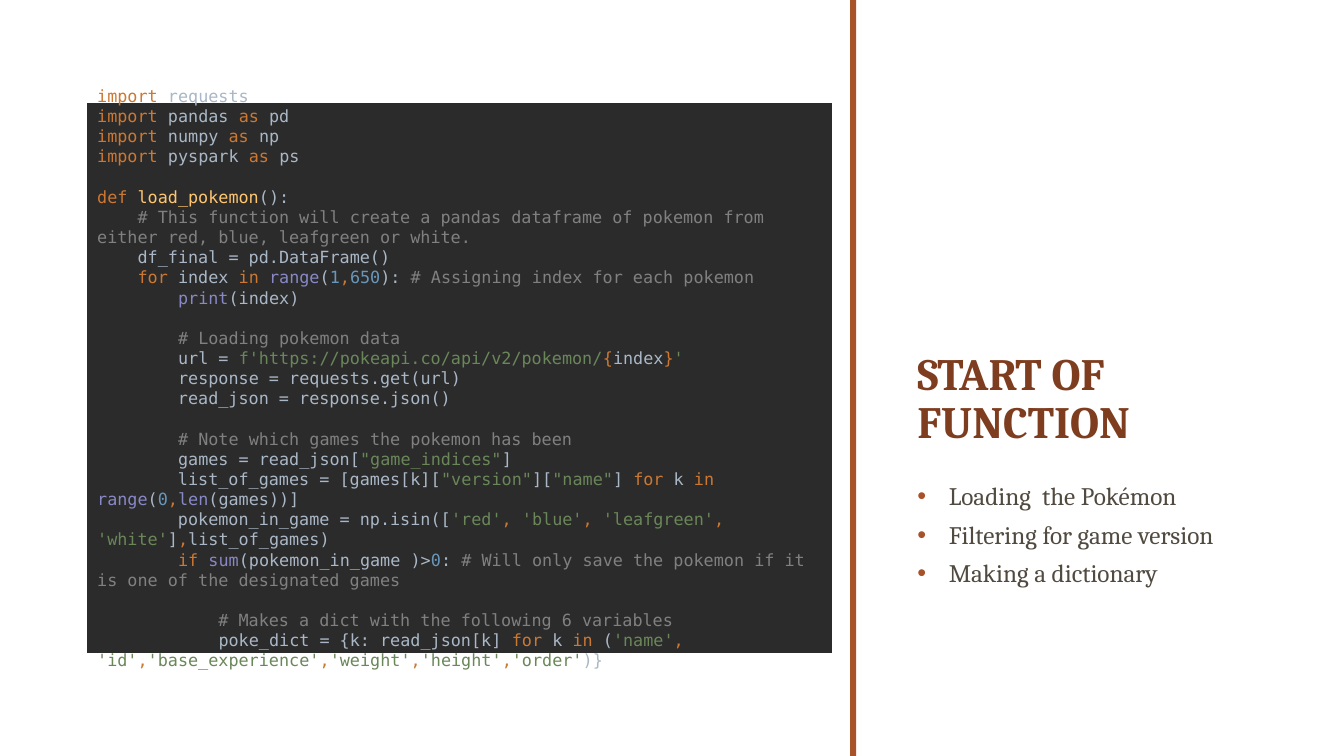
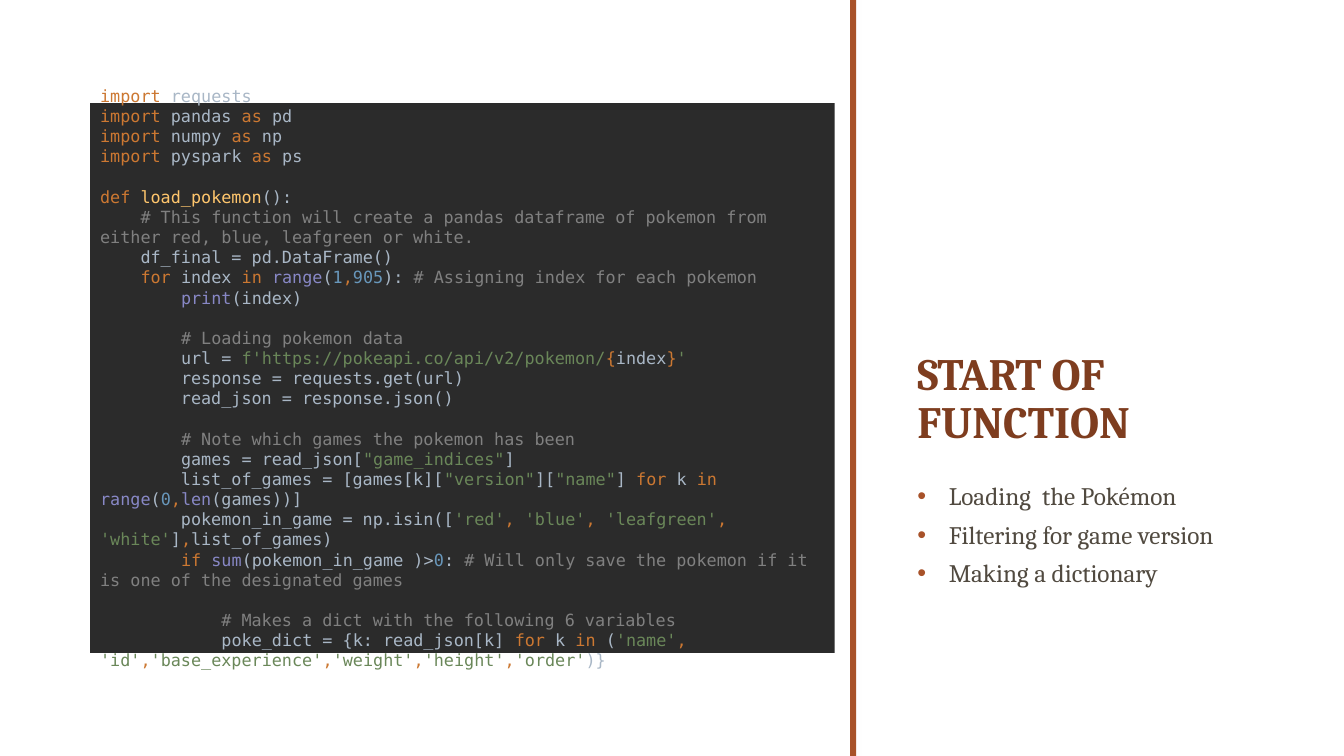
Before and after one commit to simo517L/CASE-STUDY-for-Lego, a slide deck: slide 3 of Case Study.pptx. Drawn at 1344x756 pixels with LibreOffice and Linux fonts; fonts in the diff are those of the drawing; background and template pictures are left out. Boxes give left, top, right and bottom in pixels: in the first picture for what was removed or moved away, otherwise in the second. Text is boxed around its words. In the diff, an @@ line names an element or a change of style, - is before the commit and + after.

```diff
--- a/Case Study.pptx
+++ b/Case Study.pptx
@@ text at (100, 89, 807, 670): text changed @@
-import requests
-import pandas as pd
-import numpy as np
-import pyspark as ps
-def load_pokemon():
-# This function will create a pandas dataframe of pokemon from either red, blue, leafgreen or white.
-df_final = pd.DataFrame()
-for index in range(1,650): # Assigning index for each pokemon
-print(index)
-# Loading pokemon data
-url = f'https://pokeapi.co/api/v2/pokemon/{index}'
-response = requests.get(url)
-read_json = response.json()
-# Note which games the pokemon has been
-games = read_json["game_indices"]
-list_of_games = [games[k]["version"]["name"] for k in range(0,len(games))]
-pokemon_in_game = np.isin(['red', 'blue', 'leafgreen', 'white'],list_of_games)
-if sum(pokemon_in_game )>0: # Will only save the pokemon if it is one of the designated games
-# Makes a dict with the following 6 variables
-poke_dict = {k: read_json[k] for k in ('name', 'id','base_experience','weight','height','order')}
+import requests
+import pandas as pd
+import numpy as np
+import pyspark as ps
+def load_pokemon():
+# This function will create a pandas dataframe of pokemon from either red, blue, leafgreen or white.
+df_final = pd.DataFrame()
+for index in range(1,905): # Assigning index for each pokemon
+print(index)
+# Loading pokemon data
+url = f'https://pokeapi.co/api/v2/pokemon/{index}'
+response = requests.get(url)
+read_json = response.json()
+# Note which games the pokemon has been
+games = read_json["game_indices"]
+list_of_games = [games[k]["version"]["name"] for k in range(0,len(games))]
+pokemon_in_game = np.isin(['red', 'blue', 'leafgreen', 'white'],list_of_games)
+if sum(pokemon_in_game )>0: # Will only save the pokemon if it is one of the designated games
+# Makes a dict with the following 6 variables
+poke_dict = {k: read_json[k] for k in ('name', 'id','base_experience','weight','height','order')}
```
Also in this commit, not shown: 1 other slide changed, 3 other files.
